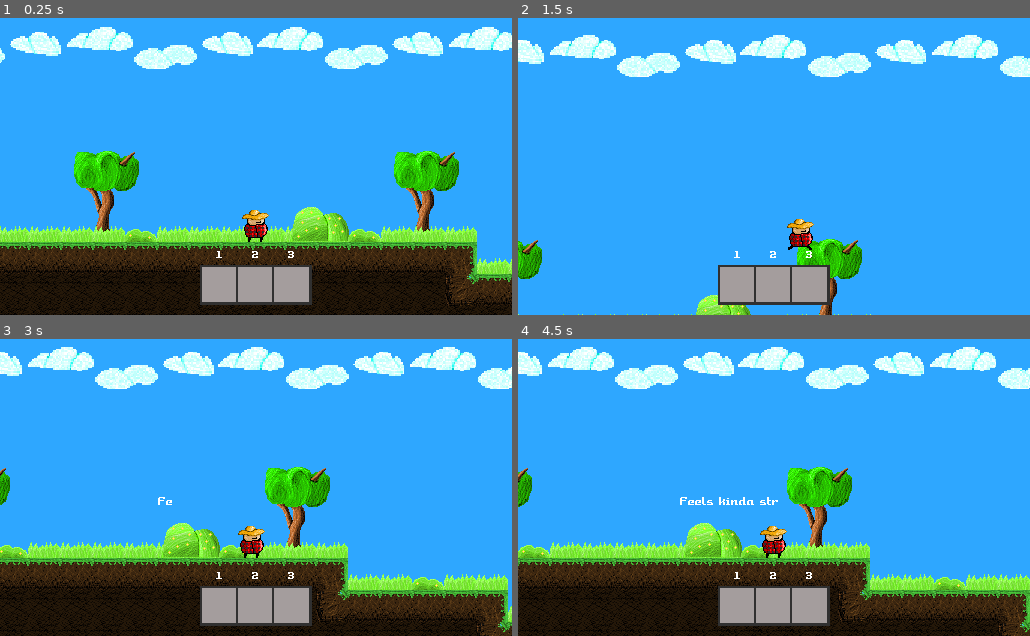
Above: before the commit, frames 1-4 (two rows, left to right).
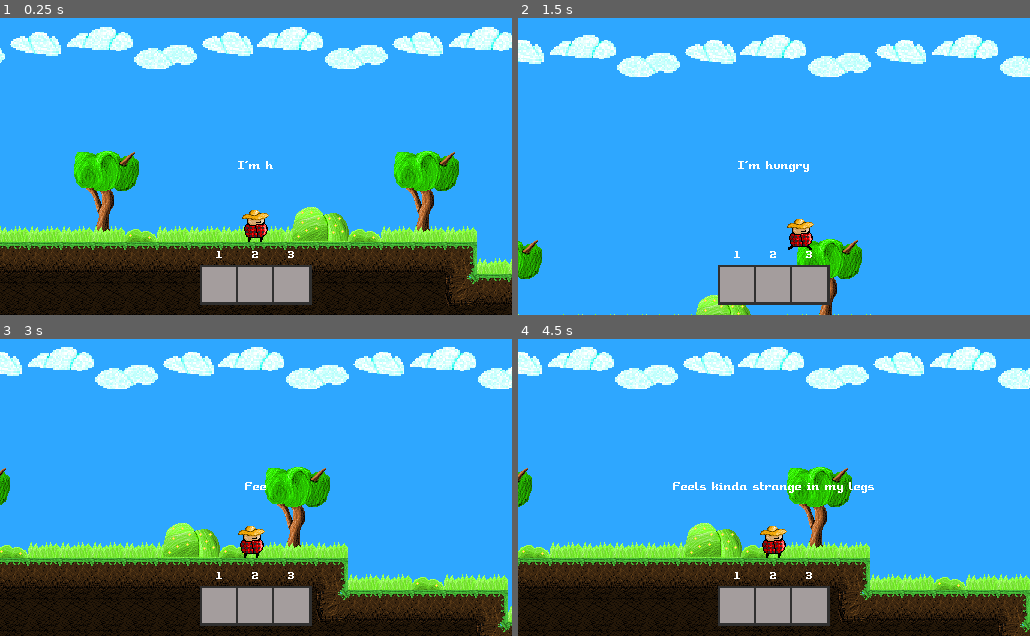
Above: after the commit, the same moments.

Repository: KGr1sha/Jame-Gam
Game: Godot game, scene res://Scenes/level1/level1.tscn
The game is run twice, just before and just after one commit, with the same random seed, the same clock (stepped at 60 frames per second) and the same inputs. This scene is started directly instead of the project's main scene.
Inputs (mouse positions are in pixels of both pictures, inside the frame that each line leads up to):
- Up to frame 1 (0.25 s): no input
- Up to frame 2 (1.5 s): move the mouse to (886, 148) at 0.52 s; hold D (move_right) from 0.53 s (still down); tap E (use_items) at 0.6 s; tap Space (jump) at 0.77 s; move the mouse to (671, 181) at 1.27 s; click (671, 181) at 1.35 s
- Up to frame 3 (3 s): tap Space (jump) at 1.52 s; tap E (use_items) at 1.55, 2.3 s; move the mouse to (307, 419) at 2.02 s; release D (move_right) at 2.03 s; hold A (move_left) 2.03-2.78 s; hold 3 (slot_3) 2.03-2.78 s; move the mouse to (230, 546) at 2.77 s; hold D (move_right) from 2.78 s (still down); tap U (test_input) at 2.85 s
- Up to frame 4 (4.5 s): tap Space (jump) at 3.02, 3.77 s; tap E (use_items) at 3.05, 3.6, 4.35 s; move the mouse to (927, 532) at 3.52 s; move the mouse to (620, 439) at 4.27 s; release D (move_right) at 4.28 s; hold A (move_left) from 4.28 s (still down)

The runs differ from the first frame. In frame 1, less than 0.1% of the frame differs, in the area x 46-54%, y 48-51%; in frame 2, 0.1%; in frame 3, less than 0.1%; in frame 4, 0.6%, in the area x 30-70%, y 48-56%.

Commit message:
newdialogue

Diff:
--- a/Dialogues/json/dialogue.json
+++ b/Dialogues/json/dialogue.json
@@ -1,14 +1,17 @@
 [
-	{"name": "al' Pachino", "text": "Welcome"},
-	{"name": "Player", "text": "Hello, can I order my favourite butter chicken?"},
-	{"name": "al' Pachino", "text": "Sorry... We don't have butter chicken no more"},
-	{"name": "Player", "text": "WHAT?!"},
-	{"name": "al' Pachino", "text": "Seems like there are no chickens left in this valley("},
-	{"name": "Player", "text": "F*CK NO. Is there any place where I can get the BUTTER CHICKEN?"},
-	{"name": "al' Pachino", "text": "Yes, there is one, but it's faaaar away from here."},
-	{"name": "Player", "text": "Where? Tell me. I'll get there."},
-	{"name": "al' Pachino", "text": "HAHAHA. You fool. You ain't ready for this."},
-	{"name": "Player", "text": "OH I AM READY FOR ANYTHING TO GET THE BUTTER CHICKEN!!!"},
-	{"name": "al' Pachino", "text": "Okay. But it's gonna be a long journey."},
-	{"name": "al' Pachino", "text": "Here is the map"},
+	{"name":"al' Pachino", "text":"Welcome"},
+	{"name":"Player", "text": "Hello, can I order my favourite butter chicken?"},
+	{"name":"al' Pachino", "text": "Sorry... We don't have butter chicken no more"},
+	{"name":"Player", "text": "WHAT?!"},
+	{"name":"al' Pachino", "text": "Seems like there are no chickens left in this valley("},
+	{"name":"Player", "text": "F*CK NO. Is there any place where I can get the BUTTER CHICKEN?"},
+	{"name":"al' Pachino", "text": "Yes, there is one, but it's faaaar away from here."},
+	{"name":"Player", "text": "Where? Tell me. I'll get there."},
+	{"name":"al' Pachino", "text": "HAHAHA. You fool. You ain't ready for this."},
+	{"name":"Player", "text": "OH I AM READY FOR ANYTHING TO GET THE BUTTER CHICKEN!!!"},
+	{"name":"al' Pachino", "text": "Okay. But it's gonna be a long journey."},
+	{"name":"al' Pachino", "text": "First, you need to go across the wide river."},
+	{"name":"al' Pachino", "text": "Then it's gonna be the Dark Forest."},
+	{"name":"al' Pachino", "text": "And finally, the Cringerest - the highest mountain in the world."},
+	{"name":"al' Pachino", "text": "Your butter chicken will be waiting for you there. Good luck"},
 ]
--- a/Scenes/Player/Player.gd
+++ b/Scenes/Player/Player.gd
@@ -54,10 +54,11 @@
 
 func _on_Inventory_eat_berry():
 	var end_print = 'Feels kinda strange in my legs'
+	$UI/PlayerSpeak.show()
 	for i in range(len(end_print)):
-		$PlayerSpeak/VBoxContainer/HBoxContainer/Label.text += end_print[i]
-		yield(get_tree().create_timer(0.1), "timeout")
+		$UI/PlayerSpeak/CenterContainer/Label.text += end_print[i]
+		yield(get_tree().create_timer(0.04), "timeout")
 	yield(get_tree().create_timer(1), "timeout")
 	jump_strength = -7
-	$PlayerSpeak.hide()
-	$PlayerSpeak/VBoxContainer/HBoxContainer/Label.text = ''
+	$UI/PlayerSpeak.hide()
+	$UI/PlayerSpeak/CenterContainer/Label.text = ''
--- a/Scenes/Player/Player.tscn
+++ b/Scenes/Player/Player.tscn
@@ -121,11 +121,7 @@
 
 [node name="Inventory" parent="UI" instance=ExtResource( 6 )]
 
-[node name="PlayerSpeak" parent="." instance=ExtResource( 7 )]
-margin_left = -94.0
-margin_top = -72.0
-margin_right = -94.0
-margin_bottom = -72.0
+[node name="PlayerSpeak" parent="UI" instance=ExtResource( 7 )]
 size_flags_horizontal = 6
 
 [connection signal="eat_berry" from="UI/Inventory" to="." method="_on_Inventory_eat_berry"]
--- a/Scenes/Player/PlayerSpeak.tscn
+++ b/Scenes/Player/PlayerSpeak.tscn
@@ -10,20 +10,17 @@
 anchor_right = 1.0
 anchor_bottom = 1.0
 
-[node name="VBoxContainer" type="VBoxContainer" parent="."]
+[node name="CenterContainer" type="CenterContainer" parent="."]
 anchor_right = 1.0
 anchor_bottom = 1.0
 
-[node name="HBoxContainer" type="HBoxContainer" parent="VBoxContainer"]
+[node name="Label" type="Label" parent="CenterContainer"]
 margin_left = 256.0
 margin_top = 143.0
 margin_right = 256.0
 margin_bottom = 157.0
 size_flags_horizontal = 6
 size_flags_vertical = 6
-
-[node name="Label" type="Label" parent="VBoxContainer/HBoxContainer"]
-margin_bottom = 14.0
-size_flags_horizontal = 6
 custom_fonts/font = SubResource( 1 )
 align = 1
+valign = 1
--- a/Scenes/StartScene/NextLevel.gd
+++ b/Scenes/StartScene/NextLevel.gd
@@ -6,20 +6,24 @@
 export (Vector2) var SpawnLocation = Vector2.ZERO
 
 
-func _ready():
-	pass
-
-
 func _on_NextLevel_body_exited(body):
-	if body.name == 'Player':
-		bodyNearNextLevel1 = false
-	pass
+	bodyNearNextLevel1 = false
 
 
 func _on_NextLevel_body_entered(body):
-	if body.name == 'Player':
-		bodyNearNextLevel1 = true
+	bodyNearNextLevel1 = true
 	if bodyNearNextLevel1 and Global.talkedWithChief:
 		Global.bodyPosition = SpawnLocation
 		get_tree().change_scene(next_scene)
-	pass
+	else:
+		get_parent().get_node("Player/UI/PlayerSpeak").show()
+		var player_speak = get_parent().get_node("Player/UI/PlayerSpeak/CenterContainer/Label")
+		var s = ["I'm hungry", "I'd better eat something before going there"]
+		var end_print = s[randi() % 2]
+		print(end_print)
+		for i in range(len(end_print)):
+			player_speak.text += end_print[i]
+			yield(get_tree().create_timer(0.04), "timeout")
+		yield(get_tree().create_timer(1), 'timeout')
+		player_speak.text = ''
+		get_parent().get_node("Player/UI/PlayerSpeak").hide()
--- a/Scenes/StartScene/StartScene.tscn
+++ b/Scenes/StartScene/StartScene.tscn
@@ -256,7 +256,7 @@
 [node name="NextLevel" type="Area2D" parent="."]
 position = Vector2( 610, -24 )
 collision_layer = 4
-collision_mask = 2
+collision_mask = 0
 script = ExtResource( 6 )
 next_scene = "res://Scenes/level1/level1.tscn"
 SpawnLocation = Vector2( 0, 5 )
@@ -264,8 +264,6 @@
 [node name="CollisionShape2D" type="CollisionShape2D" parent="NextLevel"]
 position = Vector2( 374.5, -95.5 )
 shape = SubResource( 16 )
-
-[node name="Player" parent="." instance=ExtResource( 1 )]
 
 [node name="ParallaxBackground" type="ParallaxBackground" parent="."]
 
@@ -333,5 +331,7 @@
 [node name="CollisionShape2D" type="CollisionShape2D" parent="CLOSED2"]
 shape = SubResource( 17 )
 
+[node name="Player" parent="." instance=ExtResource( 1 )]
+
 [connection signal="body_entered" from="NextLevel" to="NextLevel" method="_on_NextLevel_body_entered"]
 [connection signal="body_exited" from="NextLevel" to="NextLevel" method="_on_NextLevel_body_exited"]
--- a/Scenes/chief/chief.gd
+++ b/Scenes/chief/chief.gd
@@ -48,6 +48,7 @@
 	dialogue_active = true
 	$Dialogue.show()
 	dialogue = load_dialogue()
+	print(dialogue)
 	next_script()
 
 
--- a/Scenes/level2/level2.tscn
+++ b/Scenes/level2/level2.tscn
@@ -194,5 +194,5 @@
 position = Vector2( -9, 130 )
 frames = SubResource( 9 )
 animation = "run"
-frame = 4
+frame = 1
 playing = true
